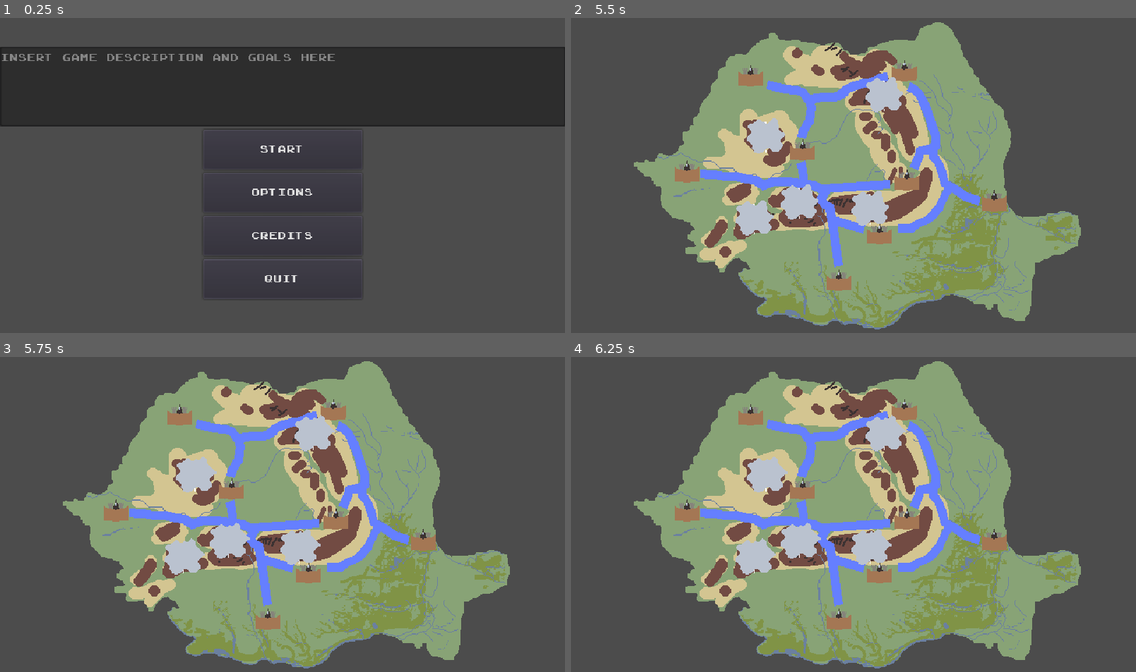
Above: before the commit, frames 1-4 (two rows, left to right).
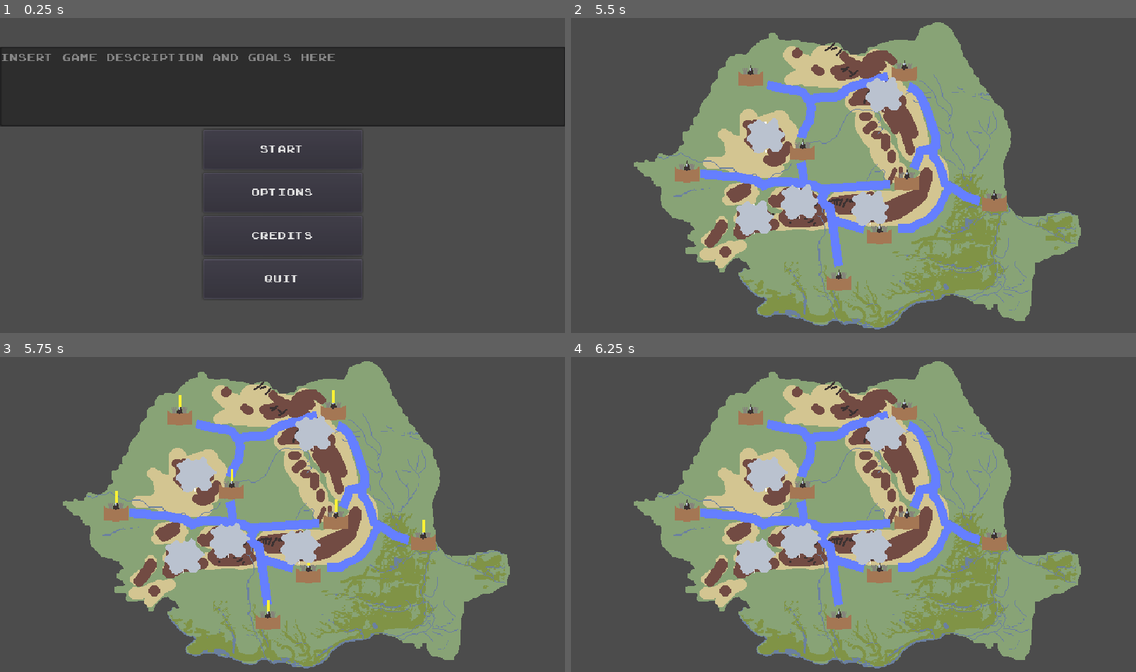
Above: after the commit, the same moments.

Repository: Bstylestuff/Solomonari
Game: Godot game, scene res://Screens/Menus/MainMenu/MainMenu.tscn
The game is run twice, just before and just after one commit, with the same random seed, the same clock (stepped at 60 frames per second) and the same inputs. Sound files missing from this copy of the repository are replaced by a short silence.
Inputs (mouse positions are in pixels of both pictures, inside the frame that each line leads up to):
- Up to frame 1 (0.25 s): no input
- Up to frame 2 (5.5 s): click "Start" at 0.5 s; move the mouse to (763, 134) at 1.27 s; click (763, 134) at 1.42 s; move the mouse to (751, 216) at 2.02 s; click (751, 216) at 2.17 s; tap Enter at 2.75 s; move the mouse to (797, 200) at 2.77 s; click (797, 200) at 2.92 s; move the mouse to (881, 93) at 3.52 s; click (881, 93) at 3.67 s; move the mouse to (870, 207) at 4.27 s; click (870, 207) at 4.42 s; move the mouse to (684, 128) at 5.02 s; click (684, 128) at 5.17 s
- Up to frame 3 (5.75 s): no input
- Up to frame 4 (6.25 s): move the mouse to (881, 514) at 5.77 s; click (881, 514) at 5.92 s

Frames 1-2 are identical in both runs. In frame 3, 0.1% of the frame differs, in the area x 20-76%, y 10-81%; in frame 4, nothing differs.

Commit message:
fixed depresssion

Diff:
--- a/Enemies/enemy_spawner.gd
+++ b/Enemies/enemy_spawner.gd
@@ -55,7 +55,6 @@
 	get_parent().get_parent().get_node("enemy").add_child(new_enemy)
 
 func get_target():
-
 	var random_target = GameState.randomizer.randi_range(0,towns.size()-1)
 	return towns[random_target].global_position
 
--- a/Screens/MainGame/World.gd
+++ b/Screens/MainGame/World.gd
@@ -1,10 +1,8 @@
 extends Node2D
 
+var mobile : bool = true
+var towns=[]
 
-var mobile : bool = true
 func _ready():
-	if not ["Android", "BlackBerry 10", "iOS", "UWP"].has(OS.get_name()):
-		mobile=false
-	if(mobile):
-		$pauseButton.show()
 	GameState.prep_rand()
+	towns=get_tree().get_nodes_in_group("towns")
--- a/Screens/MainGame/World.tscn
+++ b/Screens/MainGame/World.tscn
@@ -41,6 +41,51 @@
 position = Vector2( -12, 2 )
 rotation = 0.000698423
 
+[node name="Line2D" type="Line2D" parent="Map"]
+position = Vector2( 11.9986, -2.00838 )
+rotation = -1.86061
+points = PoolVector2Array( -94.8366, -45.9457, -46.8331, -38.97, -27.7664, -36.4284, -23.1802, -41.324, -16.2888, -43.4474, -9.08792, -36.0889, 1.61307, -47.5121, 7.52158, -60.3608, 13.145, -72.251, 18.2769, -89.5039, 17.5792, -101.188, 26.1812, -109.062, 29.7057, -117.403, 36.0025, -128.05, 39.7089, -140.511, 45.0472, -151.442, 47.3281, -159.11, 49.427, -162.659, 50.5674, -166.493 )
+
+[node name="Line2D2" type="Line2D" parent="Map"]
+position = Vector2( 11.9986, -2.00838 )
+rotation = -0.000698423
+points = PoolVector2Array( -60, -14, -59, -11, -57, 2, -57, 6 )
+
+[node name="Line2D3" type="Line2D" parent="Map"]
+position = Vector2( 11.9986, -2.00838 )
+rotation = -0.000698423
+points = PoolVector2Array( 12, 62, -26, 51 )
+
+[node name="Line2D4" type="Line2D" parent="Map"]
+position = Vector2( 11.9986, -2.00838 )
+rotation = -0.000698423
+points = PoolVector2Array( 41, 11, -35, 16 )
+
+[node name="Line2D5" type="Line2D" parent="Map"]
+position = Vector2( 11.9986, -2.00838 )
+rotation = -0.000698423
+points = PoolVector2Array( -98, -102, -77, -97, -66, -96, -58, -94, -53, -87, -49, -82, -48, -75, -49, -69, -50, -61, -54, -55, -58, -47, -59, -42 )
+
+[node name="Line2D6" type="Line2D" parent="Map"]
+position = Vector2( 11.9986, -2.00838 )
+rotation = -0.000698423
+points = PoolVector2Array( 39, -111, 31, -110, 26, -107, 20, -105, 16, -104, 12, -104, 6, -102, 1, -101, -8, -97, -10, -94, -18, -89, -22, -88, -29, -88, -34, -88, -43, -87, -49, -85 )
+
+[node name="Line2D7" type="Line2D" parent="Map"]
+position = Vector2( 11.9986, -2.00838 )
+rotation = -0.000698423
+points = PoolVector2Array( 68, -7, 74, -21, 75, -27, 82, -28, 88, -30, 93, -33, 93, -39, 93, -44, 89, -54, 87, -62, 83, -73, 80, -80, 75, -90, 69, -97, 62, -100 )
+
+[node name="Line2D8" type="Line2D" parent="Map"]
+position = Vector2( 11.9986, -2.00838 )
+rotation = -0.000698423
+points = PoolVector2Array( 143, 30, 127, 25, 114, 16, 103, 10, 100, -3, 96, -13, 90, -21, 90, -25, 87, -28 )
+
+[node name="Line2D9" type="Line2D" parent="Map"]
+position = Vector2( 11.9986, -2.00838 )
+rotation = -0.000698423
+points = PoolVector2Array( 50, 61, 65, 61, 74, 55, 82, 52, 88, 48, 92, 43, 96, 39, 99, 32, 102, 27, 104, 22, 107, 17 )
+
 [node name="Town" parent="Map" instance=ExtResource( 6 )]
 position = Vector2( -5, 115 )
 
@@ -64,51 +109,6 @@
 
 [node name="Town8" parent="Map" instance=ExtResource( 6 )]
 position = Vector2( 41, 62 )
-
-[node name="Line2D" type="Line2D" parent="Map"]
-position = Vector2( 11.9986, -2.00838 )
-rotation = -1.86061
-points = PoolVector2Array( -94.8366, -45.9457, -46.8331, -38.97, -27.7664, -36.4284, -23.1802, -41.324, -16.2888, -43.4474, -9.08792, -36.0889, 1.61307, -47.5121, 7.52158, -60.3608, 13.145, -72.251, 18.2769, -89.5039, 17.5792, -101.188, 26.1812, -109.062, 29.7057, -117.403, 36.0025, -128.05, 39.7089, -140.511, 45.0472, -151.442, 47.3281, -159.11, 49.427, -162.659, 50.5674, -166.493 )
-
-[node name="Line2D2" type="Line2D" parent="Map"]
-position = Vector2( 11.9986, -2.00838 )
-rotation = -0.000698423
-points = PoolVector2Array( -60, -14, -59, -11, -57, 2, -57, 6 )
-
-[node name="Line2D3" type="Line2D" parent="Map"]
-position = Vector2( 11.9986, -2.00838 )
-rotation = -0.000698423
-points = PoolVector2Array( 12, 62, -26, 51 )
-
-[node name="Line2D4" type="Line2D" parent="Map"]
-position = Vector2( 11.9986, -2.00838 )
-rotation = -0.000698423
-points = PoolVector2Array( 41, 11, -35, 16 )
-
-[node name="Line2D5" type="Line2D" parent="Map"]
-position = Vector2( 11.9986, -2.00838 )
-rotation = -0.000698423
-points = PoolVector2Array( -98, -102, -77, -97, -66, -96, -58, -94, -53, -87, -49, -82, -48, -75, -49, -69, -50, -61, -54, -55, -58, -47, -59, -42 )
-
-[node name="Line2D6" type="Line2D" parent="Map"]
-position = Vector2( 11.9986, -2.00838 )
-rotation = -0.000698423
-points = PoolVector2Array( 39, -111, 31, -110, 26, -107, 20, -105, 16, -104, 12, -104, 6, -102, 1, -101, -8, -97, -10, -94, -18, -89, -22, -88, -29, -88, -34, -88, -43, -87, -49, -85 )
-
-[node name="Line2D7" type="Line2D" parent="Map"]
-position = Vector2( 11.9986, -2.00838 )
-rotation = -0.000698423
-points = PoolVector2Array( 68, -7, 74, -21, 75, -27, 82, -28, 88, -30, 93, -33, 93, -39, 93, -44, 89, -54, 87, -62, 83, -73, 80, -80, 75, -90, 69, -97, 62, -100 )
-
-[node name="Line2D8" type="Line2D" parent="Map"]
-position = Vector2( 11.9986, -2.00838 )
-rotation = -0.000698423
-points = PoolVector2Array( 143, 30, 127, 25, 114, 16, 103, 10, 100, -3, 96, -13, 90, -21, 90, -25, 87, -28 )
-
-[node name="Line2D9" type="Line2D" parent="Map"]
-position = Vector2( 11.9986, -2.00838 )
-rotation = -0.000698423
-points = PoolVector2Array( 50, 61, 65, 61, 74, 55, 82, 52, 88, 48, 92, 43, 96, 39, 99, 32, 102, 27, 104, 22, 107, 17 )
 
 [node name="enemy" type="Node" parent="."]
 
--- a/Town/settlement_base.gd
+++ b/Town/settlement_base.gd
@@ -48,31 +48,30 @@
 	_eval_happiness()
 	if(can_pay):
 		if(stored_food>required_food*population*2):
-			stored_food-=required_food*population
+			_decrease_storage(required_food*population)
 			pay()
 
 func _update_status():
 	_eval_food()
 	if is_sieged == true:
-		happiness_level = happiness_level - 1
+		happiness_level -= 1
 		hp-=1
 	if hp==0:
 		_die()
 
 func _eval_food():
 	_consume_food()
-	if stored_food >= required_food:
-		happiness_level += 1
+	if stored_food >= required_food*population:
+		_add_happiness(stored_food-required_food*population)
 	else:
 		happiness_level -= 1
 
 func _consume_food():
-
-	stored_food-=required_food*population
+	_decrease_storage(required_food*population)
 	if(stored_food<0):
 		_pop_death()
 	stored_food+=crops
-	crops-=population
+	_decrease_crops(population)
 	if(crops<min_crops):
 		_need()
 	if(crops>required_food*population):
@@ -114,7 +113,7 @@
 
 func _birth():
 	if(GameState.randomizer.randi_range(0,100)>40):
-		crops-=30
+		_decrease_crops(30)
 		population+=1
 
 func _pop_death():
@@ -122,3 +121,18 @@
 	happiness_level-=3
 	if(population==0):
 		_die()
+
+func _decrease_storage(amount):
+	stored_food-=amount
+	if(stored_food<0):
+		stored_food=0
+
+func _decrease_crops(amount):
+	crops-=amount
+	if(crops<0):
+		crops=0
+
+func _add_happiness(amount):
+	happiness_level+=amount
+	if(happiness_level>15):
+		happiness_level=15
